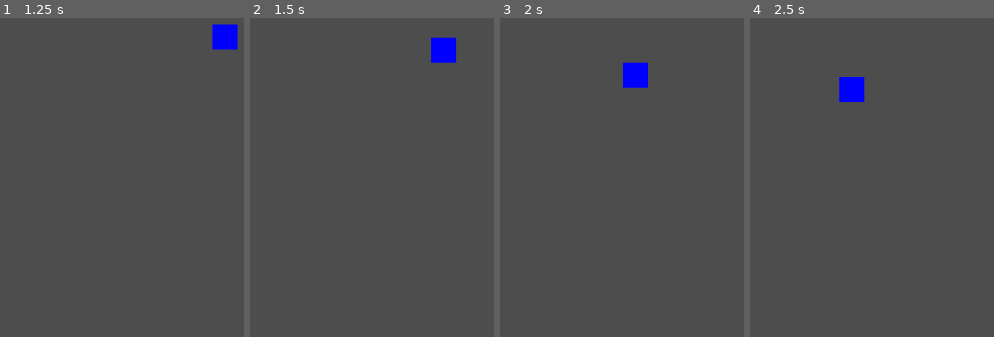
Above: before the commit, frames 1-4 (left to right).
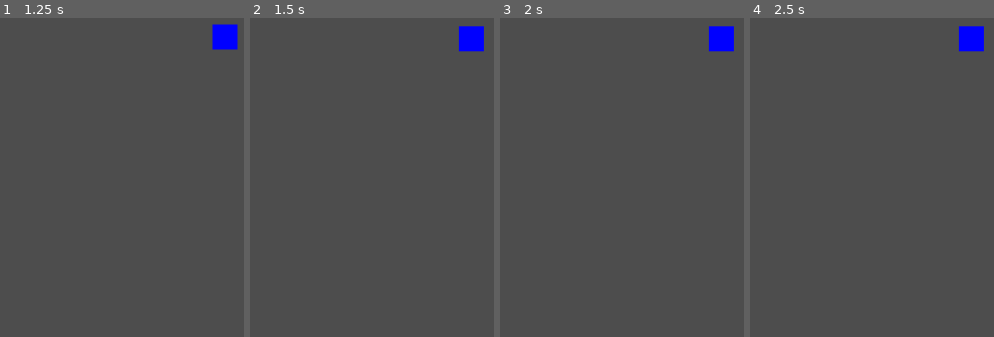
Above: after the commit, the same moments.

Repository: seitamuro/dash_assassin_game
Game: Godot game, scene res://main.tscn
The game is run twice, just before and just after one commit, with the same random seed, the same clock (stepped at 60 frames per second) and the same inputs.
Inputs (mouse positions are in pixels of both pictures, inside the frame that each line leads up to):
- Up to frame 1 (1.25 s): tap Enter at 0.5 s; move the mouse to (outside the picture) at 0.52 s; press the mouse at (outside the picture) at 0.53 s
- Up to frame 2 (1.5 s): tap Space at 1.25 s; move the mouse to (outside the picture) at 1.27 s; release the mouse at (outside the picture) at 1.28 s; click (outside the picture) at 1.35 s
- Up to frame 3 (2 s): no input
- Up to frame 4 (2.5 s): move the mouse to (outside the picture) at 2.02 s; press the mouse at (outside the picture) at 2.03 s

Frame 1 is identical in both runs. In frame 2, 1.7% of the frame differs, in the area x 74-96%, y 2-15%; in frame 3, 1.7%; in frame 4, 1.7%.

Commit message:
スワイプしている方向にプレイヤーが動くようにした

Diff:
--- a/global.gd
+++ b/global.gd
@@ -1,4 +1,6 @@
 extends Node
+
+var PLAYER_OPERATION_MODE = "SWIPE" # "FLIP" or "SWIPE"
 
 var DEBUG_SHOW_SWIPE_LOG = false
 var DEBUG_PLAYER_RIGID_STATUS = false
--- a/player.gd
+++ b/player.gd
@@ -15,10 +15,14 @@
 
 # スワイプ中の処理
 func _on_swipe_controller_swiping(vec):
-	$Line2D.set_point_position(1, vec)
+	if get_node("/root/Global").DEBUG_SHOW_SWIPE_LOG:
+		$Line2D.set_point_position(1, vec)
+
+	if get_node("/root/Global").PLAYER_OPERATION_MODE == "SWIPE":
+		move_and_collide(vec / 100)
 
 
 # 指を話した瞬間の処理
 func _on_swipe_controller_swipe(vec):
-	#apply_force(vec*100)
-	apply_impulse(vec)
+	if get_node("/root/Global").PLAYER_OPERATION_MODE == "FLIP":
+		apply_impulse(vec)
